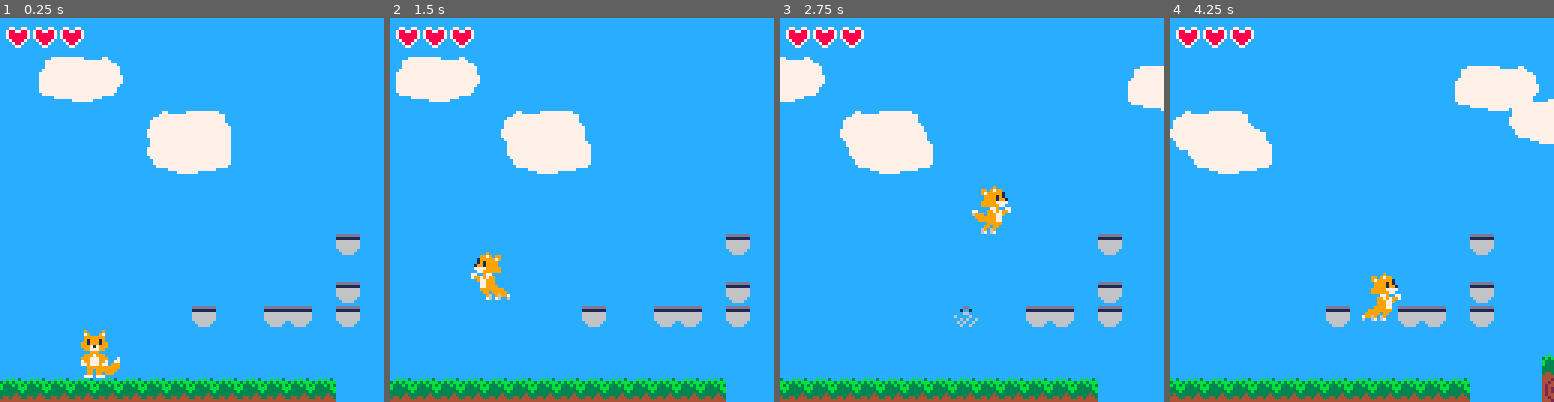
Above: before the commit, frames 1-4 (left to right).
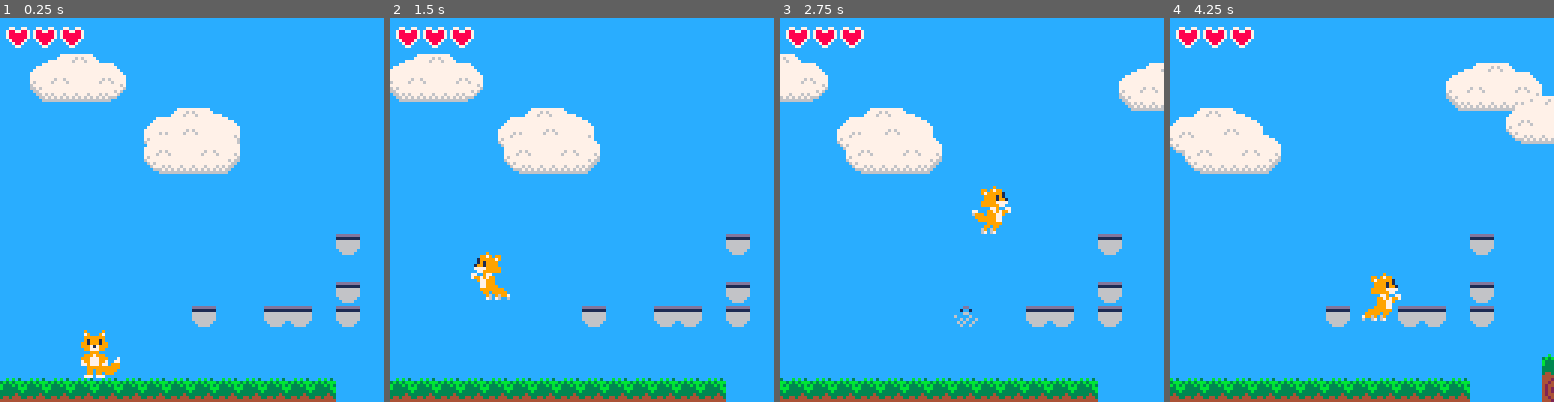
Above: after the commit, the same moments.

Repository: cervantvfr/tatras-pico-8
Game: PICO-8 cartridge tatras-pico-8.p8
The game is run twice, just before and just after one commit, with the same random seed, the same clock (stepped at 60 frames per second) and the same inputs.
Inputs:
- Up to frame 1 (0.25 s): no input
- Up to frame 2 (1.5 s): tap X (X key) at 0.33, 1.07 s; tap O (Z key) at 0.7 s
- Up to frame 3 (2.75 s): hold Right 1.6-2.1 s; tap O (Z key) at 1.7, 2.1, 2.5 s; tap X (X key) at 1.85 s; hold Up 2.15-2.42 s; hold Right from 2.47 s (still down)
- Up to frame 4 (4.25 s): tap O (Z key) every 0.4 s from 2.9 to 4.1 s; tap X (X key) at 2.97, 4.08 s; release Right at 3.03 s; hold Left 3.08-3.58 s; hold Down 3.63-3.97 s; hold Right from 4.02 s (still down)

The runs differ from the first frame. In frame 1, 1.8% of the frame differs, in the area x 7-63%, y 9-41%; in frame 2, 1.8%; in frame 3, 1.8%; in frame 4, 2.0%, in the area x 0-100%, y 11-41%.

Commit message:
Improve clouds

Diff:
--- a/tatras-pico-8.p8
+++ b/tatras-pico-8.p8
@@ -917,22 +917,22 @@
 00000002222200444000044442222200000000000444420222200224444440000000000000000000000000000000000000000000000000004244442442444424
 00000042222000244200444420222220000000044444200222002222044444000000000000000000000000000000000000000000000000004424424444244244
 00000422200000022002222200002222000000442422000022022220004444000000000000000000000000000000000000000000000000004442244444422444
-8f8ff8f8005555000055550000555500000bbb0bb0bbb000b0bbb0000000000000000000000000000000000000000000000000000eee0ee00999099008880880
-f8ffff8f05555550005555000050000000b3b3b3b3b3bb00b3ccbb00000000770000007777777777700000000000000000000000eeeeeeee9999999988888888
-8f8ff8f8555555515005505150000051033b3b3b3b3b3bb031111bb0000007777777777777777777777000000000000000000000eeeeeeee9999999988888888
-ffffffff555515515550055155000001033333333333b3b0311113b0000777777777777777777777777000000000000000000000eeee2eee9999299988882888
-ffffffff5511555155100551000050513333333333333b3b3cc1cc3b0077777777777777777777777770000000000000000000004ee224244992242448822424
-8f8ff8f8551555515505505150000001333333333333b3bb1111111b007777777777777777777777777700000000000000000000424444244244442442444424
-888888880555551100555511005000013333333333333b3b1111111b007777777777777777777777777770000000000000000000442442444424424444244244
-8f8ff8f8005511000055110000500100033333333333333031131130077777777777777777777777777770000000000000000000444224444442244444422444
-00000000000000000000000000000000000000000000000000088200077777777777777777777777777770000000000000000000dddddddd0dddd0d0000dd000
-07700770077007700770077000000000000000000000000000088200077777777777777777777777777770000000000000000000111111111010111100100100
-78877887720772077007700700000000000000000000000000088200007777777777777777777777777770000000000000000000666666660666606600066000
-78888887702020277000000700000000000000000000000000088200000777777777777777777777777770000000000000000000666666666606066060000600
-78888887720202077000000700000000000000000000000000088200000777777777777777777777777770000000000000000000666666666060606600606006
-07888870072020700700007000000000000000000000000000000000000077777777777777777777777700000000000000000000066666600666066006060060
-00788700007207000070070000000000000000000000000000088200000000007777777777777777000000000000000000000000006666000066660000600600
-00077000000770000007700000000000000000000000000000088200000000000007777777000000000000000000000000000000000000000000000000000000
+8f8ff8f8005555000055550000555500000bbb0bb0bbb000b0bbb0000000000000077777777777000000000000000000000000000eee0ee00999099008880880
+f8ffff8f05555550005555000050000000b3b3b3b3b3bb00b3ccbb00000000000077776767777770000000000000000000000000eeeeeeee9999999988888888
+8f8ff8f8555555515005505150000051033b3b3b3b3b3bb031111bb0000000000777767776777777770000000000000000000000eeeeeeee9999999988888888
+ffffffff555515515550055155000001033333333333b3b0311113b0000077777777777777777777777700000000000000000000eeee2eee9999299988882888
+ffffffff5511555155100551000050513333333333333b3b3cc1cc3b0007777777777777777777777777770000000000000000004ee224244992242448822424
+8f8ff8f8551555515505505150000001333333333333b3bb1111111b007777777777777777777777777777700000000000000000424444244244442442444424
+888888880555551100555511005000013333333333333b3b1111111b077777777777777777777777777777770000000000000000442442444424424444244244
+8f8ff8f8005511000055110000500100033333333333333031131130777777777777777777777777777777770000000000000000444224444442244444422444
+00000000000000000000000000000000000000000000000000088200777776767777777777776776777777770000000000000000dddddddd0dddd0d0000dd000
+07700770077007700770077000000000000000000000000000088200777767776777777777767777677777670000000000000000111111111010111100100100
+78877887720772077007700700000000000000000000000000088200767777777777777777777777777777760000000000000000666666660666606600066000
+78888887702020277000000700000000000000000000000000088200677777777777777777777777777767660000000000000000666666666606066060000600
+78888887720202077000000700000000000000000000000000088200067677777777777777777777777776600000000000000000666666666060606600606006
+07888870072020700700007000000000000000000000000000000000006777676777677767776777676766000000000000000000066666600666066006060060
+00788700007207000070070000000000000000000000000000088200000666767676767676767676767660000000000000000000006666000066660000600600
+00077000000770000007700000000000000000000000000000088200000006666666666666666666666600000000000000000000000000000000000000000000
 d6d6d6d6d6d6d6d6d6d6d6d6d6d6d6d6d6d6d6d6d6d6d6d6d6d6d6d6d6d6d6d6d6d6d6d6d6d6d6d6d6d6d6d6d6d6d6d6d6d6d6d6d6d6d6d6d6d6d6d6d6d6d6d6
 d6d6d6d6d6d6d6d6d6d6d6d6d6d6d6d6d6d6d6d6d6d6d6d6d6d6d6d6d6d6d6d6d6d6d6d6d6d6d6d6d6d6d6d6d6d6d6d652000000000000000000000000000000
 00000000000000000000000000000000000000000000000000000000000000000000000000000000000000000000000000000000000000000000000000000000
